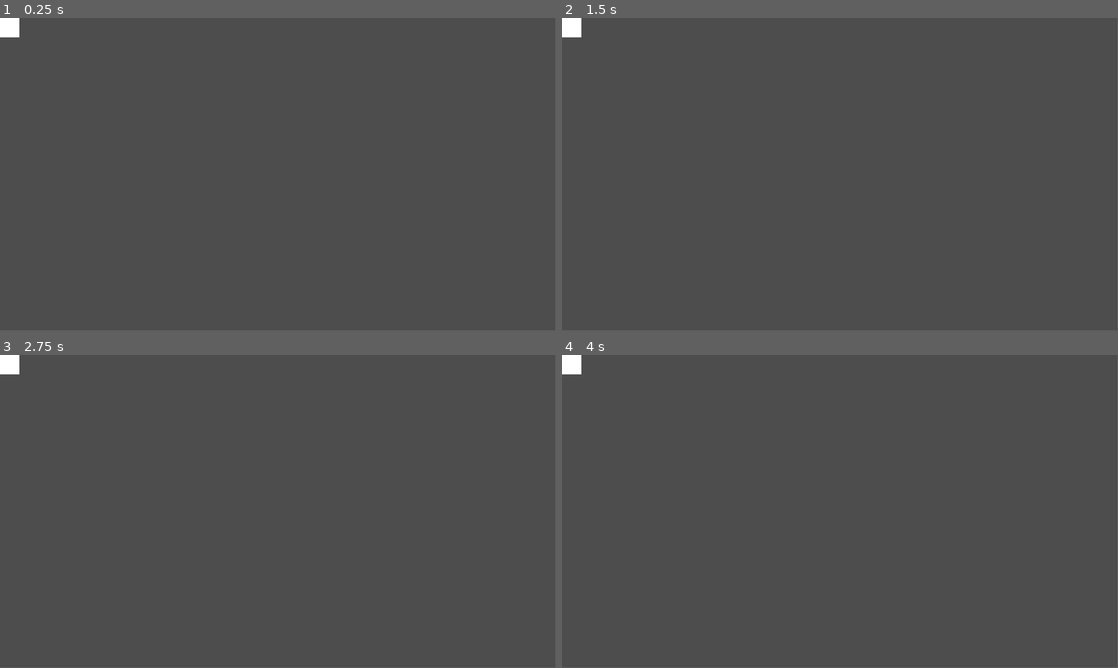
Above: before the commit, frames 1-4 (two rows, left to right).
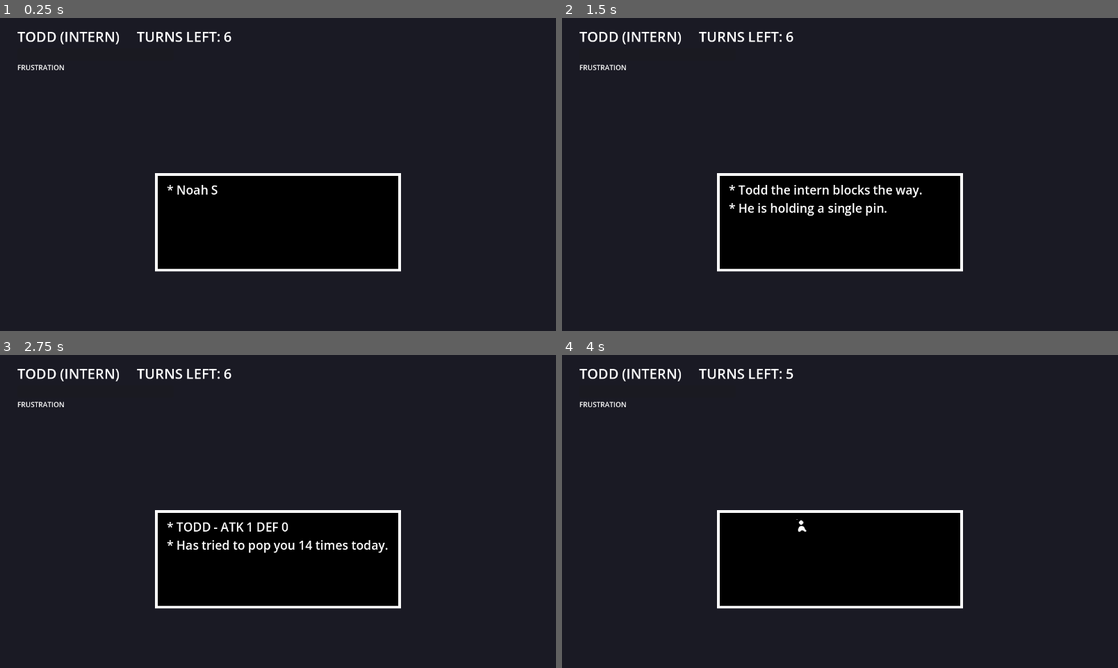
Above: after the commit, the same moments.

Repository: NosyMonty/sorry--i-m-rubber
Game: Godot game, scene res://scenes/battle.tscn
Same seed, same stepped clock (60 frames per second), same inputs: the game is played once before the commit and once after it. Before the commit the project starts from res://scenes/title.tscn.
Inputs:
- Up to frame 1 (0.25 s): no input
- Up to frame 2 (1.5 s): tap Enter (ui_accept) at 0.5, 1.35 s; hold Right (ui_right) 0.53-1.28 s; hold Enter (ui_accept) 0.53-1.28 s; hold Down (ui_down) from 1.28 s (still down)
- Up to frame 3 (2.75 s): tap Enter (ui_accept) at 1.52, 1.82 s; release Down (ui_down) at 2.03 s; hold Right (ui_right) from 2.03 s (still down); hold Enter (ui_accept) from 2.03 s (still down)
- Up to frame 4 (4 s): release Right (ui_right) at 2.78 s; release Enter (ui_accept) at 2.78 s; hold Up (ui_up) 2.78-3.53 s; tap Enter (ui_accept) at 2.85, 3.02, 3.32 s; hold Left (ui_left) from 3.53 s (still down); hold Enter (ui_accept) from 3.53 s (still down)
In our replay, the window is 799x449 before the commit and 800x450 after it. These sizes can differ from the game's own. Grey fills any space a smaller window leaves; there, only what the larger window draws over its background counts as a difference.

The runs differ from the first frame. In frame 1, 99% of the frame differs, in the area x 0-100%, y 0-100%; in frame 2, 99%; in frame 3, 99%; in frame 4, 99%.

Commit message:
game semi-functioning just need to add the enemy assets and fix some dialoug and ending screen,

Diff:
--- a/project.godot
+++ b/project.godot
@@ -11,13 +11,14 @@
 [application]
 
 config/name="Sorry, I’m Rubber"
-run/main_scene="uid://d1rldeqlsnxt"
+run/main_scene="uid://4h6nlhqcbwks"
 config/features=PackedStringArray("4.7", "GL Compatibility")
 config/icon="res://icon.svg"
 
-[autoload]
+[display]
 
-Game="*uid://dj4c8fjfl8wdw"
+window/size/viewport_width=1280
+window/size/viewport_height=720
 
 [physics]
 
--- a/scenes/battle.tscn
+++ b/scenes/battle.tscn
@@ -7,42 +7,63 @@
 script = ExtResource("1_dn72j")
 
 [node name="Background" type="ColorRect" parent="." unique_id=466219376]
-offset_right = 40.0
-offset_bottom = 40.0
+offset_right = 1280.0
+offset_bottom = 720.0
+color = Color(0.101960786, 0.101960786, 0.14117648, 1)
 
 [node name="Enemy" type="Sprite2D" parent="." unique_id=1456584737]
 
 [node name="Arena" type="Node2D" parent="." unique_id=455081891]
 
 [node name="BoxFill" type="ColorRect" parent="Arena" unique_id=334125742]
-offset_right = 40.0
-offset_bottom = 40.0
+offset_left = -280.0
+offset_top = -110.0
+offset_right = 280.0
+offset_bottom = 110.0
+color = Color(0, 0, 0, 1)
 
 [node name="BoxBorder" type="ReferenceRect" parent="Arena" unique_id=1568338836]
-offset_right = 40.0
-offset_bottom = 40.0
+offset_left = -280.0
+offset_top = -110.0
+offset_right = 280.0
+offset_bottom = 110.0
+border_color = Color(1, 1, 1, 1)
+border_width = 6.0
+editor_only = false
 
 [node name="DialogueLabel" type="Label" parent="Arena" unique_id=2111587670]
-offset_right = 40.0
-offset_bottom = 23.0
+offset_left = -256.0
+offset_top = -94.0
+offset_right = 256.0
+offset_bottom = 94.0
+theme_override_font_sizes/font_size = 28
+autowrap_mode = 3
 
 [node name="Bullets" type="Node2D" parent="Arena" unique_id=290622829]
 
-[node name="soul" parent="Arena" unique_id=500866723 instance=ExtResource("2_th188")]
+[node name="Soul" parent="Arena" unique_id=500866723 instance=ExtResource("2_th188")]
 
 [node name="HUD" type="CanvasLayer" parent="." unique_id=1992409773]
 
 [node name="NameLabel" type="Label" parent="HUD" unique_id=1792952164]
-offset_right = 40.0
-offset_bottom = 23.0
+offset_left = 40.0
+offset_top = 20.0
+offset_right = 740.0
+offset_bottom = 60.0
+theme_override_font_sizes/font_size = 32
 
 [node name="FrustrationBar" type="ProgressBar" parent="HUD" unique_id=2081188732]
-offset_right = 4.0
-offset_bottom = 27.0
+offset_left = 40.0
+offset_top = 70.0
+offset_right = 400.0
+offset_bottom = 98.0
+show_percentage = false
 
 [node name="BarLabel" type="Label" parent="HUD" unique_id=1717433265]
-offset_right = 40.0
-offset_bottom = 23.0
+offset_left = 40.0
+offset_top = 102.0
+offset_right = 400.0
+offset_bottom = 132.0
 
 [node name="Music" type="AudioStreamPlayer" parent="." unique_id=1810161685]
 
--- a/scenes/bullet.tscn
+++ b/scenes/bullet.tscn
@@ -1,7 +1,13 @@
 [gd_scene format=3 uid="uid://cormufoge53yh"]
 
-[node name="bullet" type="Node2D" unique_id=173013558]
+[ext_resource type="Script" uid="uid://b47gkm6sujiru" path="res://scripts/Bullet.gd" id="1_mkf8s"]
+
+[sub_resource type="CircleShape2D" id="CircleShape2D_mkf8s"]
+
+[node name="Bullet" type="Area2D" unique_id=636335661]
+script = ExtResource("1_mkf8s")
 
 [node name="Sprite2D" type="Sprite2D" parent="." unique_id=1731232299]
 
 [node name="CollisionShape2D" type="CollisionShape2D" parent="." unique_id=1403494707]
+shape = SubResource("CircleShape2D_mkf8s")
--- a/scenes/soul.tscn
+++ b/scenes/soul.tscn
@@ -224,6 +224,9 @@
 "name": &"Sleep",
 "speed": 5.0
 }]
+
+[sub_resource type="RectangleShape2D" id="RectangleShape2D_mqjok"]
+size = Vector2(20, 32)
 
 [node name="Soul" type="Area2D" unique_id=82598672]
 script = ExtResource("1_jnmxf")
@@ -231,7 +234,10 @@
 [node name="AnimatedSprite2D" type="AnimatedSprite2D" parent="." unique_id=733943423]
 sprite_frames = SubResource("SpriteFrames_en0qn")
 animation = &"Run"
+frame_progress = 0.10634213
 
 [node name="CollisionShape2D" type="CollisionShape2D" parent="." unique_id=597376212]
+position = Vector2(0, 1)
+shape = SubResource("RectangleShape2D_mqjok")
 
 [connection signal="area_entered" from="." to="." method="_on_area_entered"]
--- a/scripts/Battle.gd
+++ b/scripts/Battle.gd
@@ -1,8 +1,13 @@
 extends Node2D
-
-enum State { TEXT, MENU, DODGE }
-
-const BULLET_SCENE := preload("res://scenes/bullet.tscn")
+## Root of Battle.tscn. Flow: intro text -> menu (pick an Act) -> response text ->
+## dodge phase -> menu ... Getting hit bounces the bullet back and fills the
+## Frustration bar; once full, the hidden correct Act ends the fight.
+## Run out of turns first and it's Game Over (Retry / Back to title).
+## Esc returns to the title at any time.
+## Scene paths live in GameData.gd.
+
+enum State { TEXT, MENU, DODGE, OVER }
+
 const BOX := Rect2(-280, -110, 560, 220)   # relative to the Arena node
 const ARENA_POS := Vector2(640, 470)       # for a 1280x720 window
 const ENEMY_POS := Vector2(640, 170)
@@ -20,6 +25,7 @@
 var enemy: Dictionary
 var state := State.TEXT
 var frustration := 0.0
+var turns_left := 0
 
 var queue: Array = []
 var after_lines: Callable
@@ -32,6 +38,7 @@
 var pattern_i := 0
 var time := 0.0
 
+@onready var bullet_scene: PackedScene = load(GameData.BULLET_PATH)
 @onready var enemy_sprite: Sprite2D = $Enemy
 @onready var arena: Node2D = $Arena
 @onready var text_label: Label = $Arena/DialogueLabel
@@ -54,7 +61,8 @@
 	soul.box_rect = BOX
 	soul.hit.connect(_on_soul_hit)
 
-	name_label.text = enemy.name
+	turns_left = enemy.turn_limit
+	_update_header()
 	bar.max_value = enemy.need
 	bar.value = 0.0
 	bar_label.text = "FRUSTRATION"
@@ -70,7 +78,7 @@
 
 
 func _setup_enemy_sprite() -> void:
-	var idx := GameData.fight_index
+	var idx: int = GameData.fight_index
 	var tex: Texture2D = enemy_textures[idx] if idx < enemy_textures.size() else null
 	if tex:
 		enemy_sprite.texture = tex
@@ -83,6 +91,10 @@
 	enemy_sprite.position = ENEMY_POS
 
 
+func _update_header() -> void:
+	name_label.text = "%s     TURNS LEFT: %d" % [enemy.name, maxi(turns_left, 0)]
+
+
 func _update_bar() -> void:
 	create_tween().tween_property(bar, "value", frustration, 0.2)
 	bar_label.text = "AT WIT'S END!" if frustration >= enemy.need else "FRUSTRATION"
@@ -127,6 +139,10 @@
 
 
 func _unhandled_input(event: InputEvent) -> void:
+	if event.is_action_pressed("ui_cancel"):
+		get_tree().change_scene_to_file(GameData.TITLE_PATH)
+		return
+
 	match state:
 		State.TEXT:
 			if event.is_action_pressed("ui_accept"):
@@ -148,11 +164,26 @@
 				_draw_menu()
 			elif event.is_action_pressed("ui_accept"):
 				_choose(menu_i)
+		State.OVER:
+			if event.is_action_pressed("ui_up") or event.is_action_pressed("ui_down"):
+				menu_i = 1 - menu_i
+				sfx_select.play()
+				_draw_over_menu()
+			elif event.is_action_pressed("ui_accept"):
+				if menu_i == 0:
+					get_tree().reload_current_scene()   # retry this fight
+				else:
+					get_tree().change_scene_to_file(GameData.TITLE_PATH)
 
 
 func _choose(i: int) -> void:
 	var act: Dictionary = enemy.acts[i]
 	sfx_select.play()
+
+	# Out of turns: only the correct Act (with a full bar) can still save you
+	if turns_left <= 0 and not act.get("correct", false):
+		_game_over()
+		return
 
 	if act.get("correct", false):
 		if frustration >= enemy.need:
@@ -170,12 +201,14 @@
 func _next_fight() -> void:
 	GameData.fight_index += 1
 	if GameData.fight_index >= GameData.enemies.size():
-		get_tree().change_scene_to_file("res://scenes/ending.tscn")
+		get_tree().change_scene_to_file(GameData.ENDING_PATH)
 	else:
 		get_tree().reload_current_scene()
 
 func _start_dodge() -> void:
 	state = State.DODGE
+	turns_left -= 1
+	_update_header()
 	text_label.text = ""
 	dodge_t = DODGE_TIME
 	spawn_t = 0.6
@@ -187,11 +220,36 @@
 	soul.set_active(false)
 	for b in bullets.get_children():
 		b.queue_free()
+	if turns_left <= 0 and frustration < enemy.need:
+		_game_over()
+		return
 	if frustration >= enemy.need:
 		_say_lines(enemy.ready_lines, _show_menu)
 	else:
 		_say_lines([enemy.turn_lines.pick_random()], _show_menu)
 
+func _game_over() -> void:
+	soul.set_active(false)
+	for b in bullets.get_children():
+		b.queue_free()
+	music.stop()
+	boss_music.stop()
+	_say_lines(["* Noah's shift starts.\n* No injury, no sick day.", "GAME OVER"], _show_over_menu)
+
+
+func _show_over_menu() -> void:
+	state = State.OVER
+	menu_i = 0
+	_draw_over_menu()
+
+
+func _draw_over_menu() -> void:
+	var options := ["Retry this fight", "Back to title"]
+	var s := ""
+	for i in options.size():
+		s += ("> " if i == menu_i else "   ") + options[i] + "\n"
+	text_label.text = s
+	text_label.visible_ratio = 1.0
 
 func _process(delta: float) -> void:
 	time += delta
@@ -245,9 +303,10 @@
 
 
 func _spawn(kind: String, pos: Vector2, vel: Vector2, grav := 0.0, r := 14.0) -> void:
-	var b: Bullet = BULLET_SCENE.instantiate()
+	var b: Bullet = bullet_scene.instantiate()
 	bullets.add_child(b)          # must be in the tree before setup()
 	b.setup(_tex(kind), pos, vel, grav, r)
+
 
 func _rand_x() -> float:
 	return randf_range(BOX.position.x + 30.0, BOX.end.x - 30.0)
--- a/scripts/Bullet.gd
+++ b/scripts/Bullet.gd
@@ -4,7 +4,7 @@
 ## Needs children named exactly: Sprite2D, CollisionShape2D.
 
 var velocity := Vector2.ZERO
-var fall_accel := 0.0
+var fall_accel := 0.0     # not called "gravity": Area2D already has that property
 var reflected := false
 
 @onready var sprite: Sprite2D = $Sprite2D
--- a/scripts/Ending.gd
+++ b/scripts/Ending.gd
@@ -1,5 +1,6 @@
 extends Node2D
 ## Root of Ending.tscn. Needs a Label child named TextLabel.
+## Scene paths live in GameData.gd.
 
 const LINES := [
 	"* Noah Sinclair never did get hurt.",
@@ -19,9 +20,11 @@
 
 
 func _unhandled_input(event: InputEvent) -> void:
-	if event.is_action_pressed("ui_accept"):
+	if event.is_action_pressed("ui_cancel"):
+		get_tree().change_scene_to_file(GameData.TITLE_PATH)
+	elif event.is_action_pressed("ui_accept"):
 		i += 1
 		if i >= LINES.size():
-			get_tree().change_scene_to_file("res://scenes/title.tscn")
+			get_tree().change_scene_to_file(GameData.TITLE_PATH)
 		else:
 			label.text = LINES[i]
--- a/scripts/Gamedata.gd
+++ b/scripts/Gamedata.gd
@@ -1,12 +1,10 @@
 class_name GameData
 extends RefCounted
-## NOT an autoload. Just a script with a class_name, so any other script can read
-## GameData.enemies and GameData.fight_index. Needs Godot 4.1+ (static vars).
-##
-## need     = frustration required before the correct Act works
-## hit_gain = frustration added each time a bullet bounces off Noah
-## interval = seconds between bullet spawns (lower = harder)
-## patterns = method names in Battle.gd, cycled in order
+
+const TITLE_PATH := "res://scenes/title.tscn"
+const BATTLE_PATH := "res://scenes/battle.tscn"
+const ENDING_PATH := "res://scenes/ending.tscn"
+const BULLET_PATH := "res://scenes/bullet.tscn"
 
 static var fight_index := 0
 
@@ -17,6 +15,7 @@
 		"need": 30.0,
 		"hit_gain": 10.0,
 		"interval": 0.55,
+		"turn_limit": 6,
 		"patterns": ["p_pin_drop", "p_pin_drop", "p_aimed"],
 		"bullet": "pin",
 		"intro": [
@@ -50,6 +49,7 @@
 		"need": 40.0,
 		"hit_gain": 10.0,
 		"interval": 1.3,
+		"turn_limit": 7,
 		"patterns": ["p_roller", "p_roller", "p_pin_drop"],
 		"bullet": "pin",
 		"intro": [
@@ -83,6 +83,7 @@
 		"need": 50.0,
 		"hit_gain": 10.0,
 		"interval": 0.9,
+		"turn_limit": 8,
 		"patterns": ["p_anvil", "p_anvil", "p_piano", "p_aimed"],
 		"bullet": "anvil",
 		"intro": [
@@ -117,6 +118,7 @@
 		"need": 50.0,
 		"hit_gain": 10.0,
 		"interval": 0.8,
+		"turn_limit": 8,
 		"patterns": ["p_needle_fan", "p_aimed", "p_needle_fan"],
 		"bullet": "needle",
 		"boss": true,
--- a/scripts/Title.gd
+++ b/scripts/Title.gd
@@ -1,8 +1,8 @@
 extends Node2D
-## Root of Title.tscn. Everything visible is a node you place in the editor.
+## Root of Title.tscn. Scene paths live in GameData.gd.
 
 
 func _unhandled_input(event: InputEvent) -> void:
 	if event.is_action_pressed("ui_accept"):
-		GameData.fight_index = 0
-		get_tree().change_scene_to_file("res://scripts/Battle.gd")
+		GameData.fight_index = 0   # every new run starts at the first fight
+		get_tree().change_scene_to_file(GameData.BATTLE_PATH)
--- a/scripts/soul.gd
+++ b/scripts/soul.gd
@@ -1,27 +1,33 @@
 class_name Soul
 extends Area2D
-## Noah in the battle box. Attach to the root of Soul.tscn.
-## Needs children named exactly: Sprite2D, CollisionShape2D (circle).
 
 signal hit(bullet: Bullet)
+
+const ANIM_IDLE := "Idle"
+const ANIM_RUN := "Run"
+const ANIM_HURT := "Hurt"
+const ANIM_BALL := "Ball"
 
 @export var radius := 14.0            # keep equal to the circle shape's radius
 @export var max_speed := 260.0
 @export var accel := 1100.0
 @export var bounciness := 0.85        # 1.0 = perfectly bouncy, 0 = stops dead
+@export var faces_right := true       # untick if your Run art faces left
 
 var box_rect := Rect2(-280, -110, 560, 220)   # Battle.gd overwrites this
 var velocity := Vector2.ZERO
 var invuln := 0.0
+var hurt_time := 0.0
 var active := false
 var base_scale := Vector2.ONE
 
-@onready var sprite: Sprite2D = $Sprite2D
+@onready var sprite: AnimatedSprite2D = $AnimatedSprite2D
 
 
 func _ready() -> void:
 	base_scale = sprite.scale
-	area_entered.connect(_on_area_entered)
+	if not area_entered.is_connected(_on_area_entered):
+		area_entered.connect(_on_area_entered)
 	set_active(false)
 
 
@@ -31,8 +37,11 @@
 	set_deferred("monitoring", value)
 	velocity = Vector2.ZERO
 	invuln = 0.0
+	hurt_time = 0.0
 	sprite.scale = base_scale
 	sprite.modulate.a = 1.0
+	if value:
+		_play(ANIM_IDLE)
 
 
 func _physics_process(delta: float) -> void:
@@ -40,6 +49,7 @@
 		return
 
 	invuln = maxf(invuln - delta, 0.0)
+	hurt_time = maxf(hurt_time - delta, 0.0)
 
 	var input := Input.get_vector("ui_left", "ui_right", "ui_up", "ui_down")
 	velocity = velocity.move_toward(input * max_speed, accel * delta)
@@ -59,8 +69,30 @@
 		position.y = bounds.end.y
 		velocity.y = -absf(velocity.y) * bounciness
 
+	_update_animation(input)
+
 	# Blink while invulnerable
 	sprite.modulate.a = 0.45 if (invuln > 0.0 and int(invuln * 20.0) % 2 == 0) else 1.0
+
+
+func _update_animation(input: Vector2) -> void:
+	# Face the way he's steering
+	if absf(input.x) > 0.1:
+		sprite.flip_h = (input.x < 0.0) if faces_right else (input.x > 0.0)
+
+	if hurt_time > 0.0:
+		_play(ANIM_HURT)                       # just got hit
+	elif velocity.length() > max_speed * 1.1:
+		_play(ANIM_BALL)                       # flying after a bounce
+	elif input != Vector2.ZERO:
+		_play(ANIM_RUN)
+	else:
+		_play(ANIM_IDLE)
+
+
+func _play(anim: String) -> void:
+	if sprite.animation != anim or not sprite.is_playing():
+		sprite.play(anim)
 
 
 func _on_area_entered(area: Area2D) -> void:
@@ -68,6 +100,7 @@
 	if b == null or b.reflected or invuln > 0.0:
 		return
 	invuln = 0.8
+	hurt_time = 0.4
 	var away := (position - b.position).normalized()
 	if away == Vector2.ZERO:
 		away = Vector2.UP
